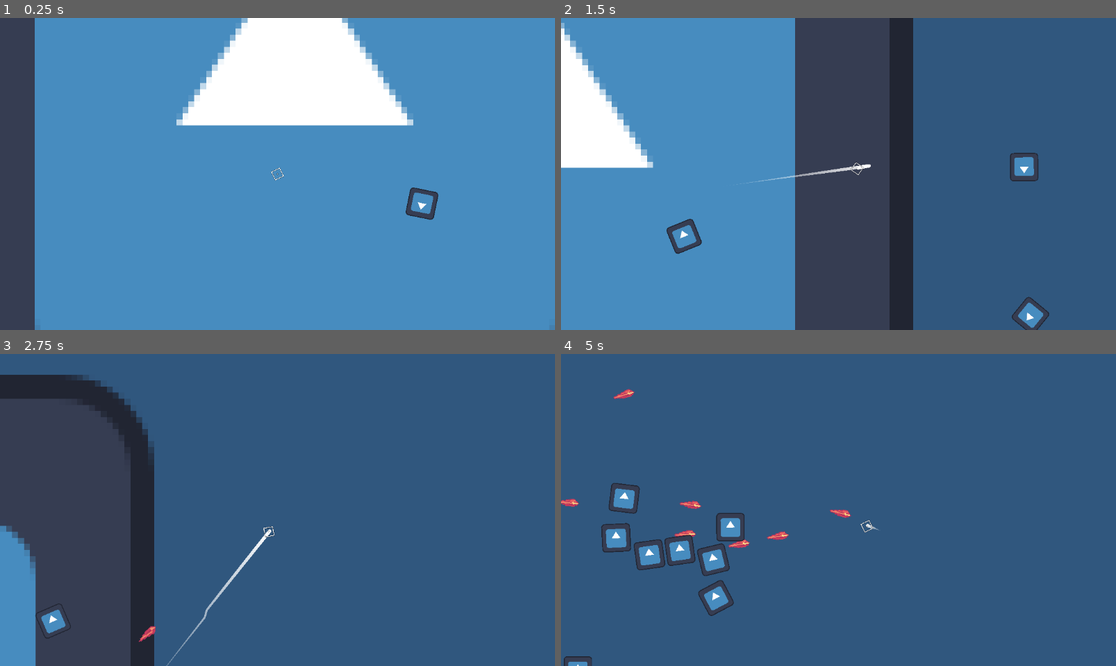
Above: before the commit, frames 1-4 (two rows, left to right).
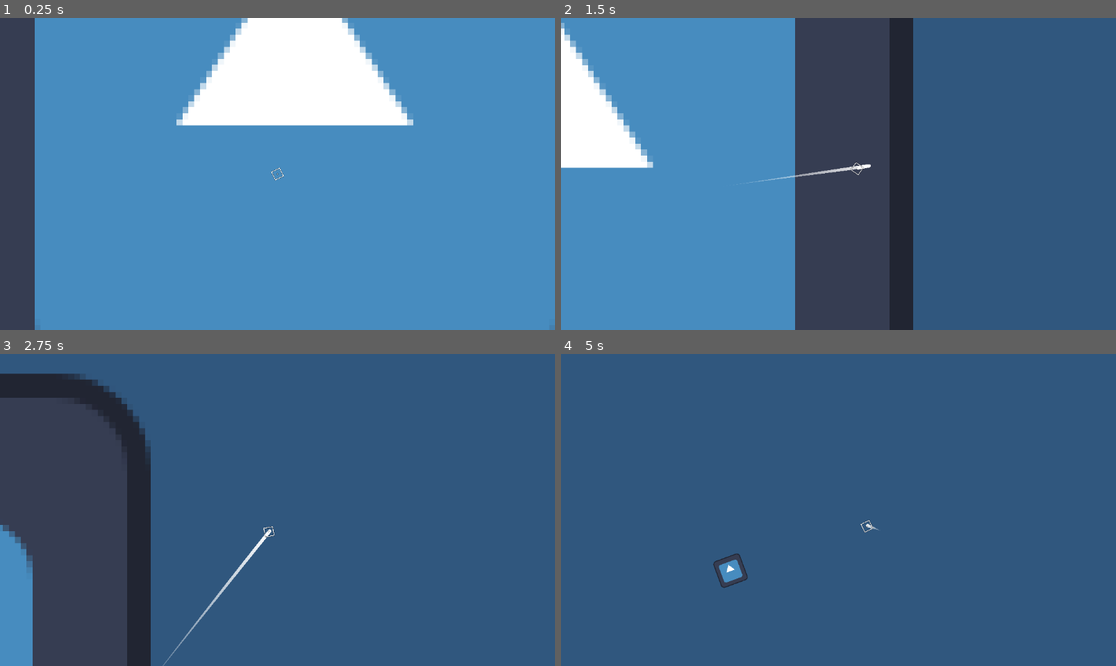
Above: after the commit, the same moments.

Repository: HazarBakir/void_blade
Game: Godot game, scene res://scenes/game_scene.tscn
Two runs of this game, one before a commit and one after it. Both use one fixed random seed, a clock stepped at 60 frames per second and the inputs below. The engine's default icon, where the game draws it, is replaced by a stand-in: a white triangle on a blue panel in a dark square.
Inputs (mouse positions are in pixels of both pictures, inside the frame that each line leads up to):
- Up to frame 1 (0.25 s): no input
- Up to frame 2 (1.5 s): move the mouse to (960, 158) at 0.52 s; press the mouse at (960, 158) at 0.53 s; move the mouse to (727, 189) at 1.27 s; release the mouse at (727, 189) at 1.28 s; click (727, 189) at 1.35 s
- Up to frame 3 (2.75 s): move the mouse to (333, 441) at 2.02 s; press the mouse at (333, 441) at 2.03 s
- Up to frame 4 (5 s): move the mouse to (810, 572) at 2.77 s; release the mouse at (810, 572) at 2.78 s; click (810, 572) at 2.85 s; move the mouse to (1005, 556) at 3.52 s; press the mouse at (1005, 556) at 3.53 s; move the mouse to (672, 463) at 4.27 s; release the mouse at (672, 463) at 4.28 s; click (672, 463) at 4.35 s

The runs differ from the first frame. In frame 1, 0.3% of the frame differs, in the area x 73-79%, y 54-65%; in frame 2, 1.2%; in frame 3, 1.9%; in frame 4, 4.1%, in the area x 0-53%, y 11-100%.

Commit message:
refactor(enemies node): write better way to find enemies

Diff:
--- a/Scenes/enemy_spawner.tscn
+++ b/Scenes/enemy_spawner.tscn
@@ -6,6 +6,7 @@
 script = ExtResource("1_4l55s")
 
 [node name="Timer" type="Timer" parent="."]
+wait_time = 3.0
 autostart = true
 
 [connection signal="timeout" from="Timer" to="." method="_on_timer_timeout"]
--- a/Scripts/Enemy/enemy_spawner.gd
+++ b/Scripts/Enemy/enemy_spawner.gd
@@ -1,6 +1,5 @@
 extends Node2D
 @onready var enemy = preload("res://Scenes/enemy_lvl_1_ranger.tscn")
-
 func _on_timer_timeout() -> void:
 	if enemy == null:
 		print("Error: Enemy scene failed to preload")
@@ -12,4 +11,9 @@
 		return
 
 	entity.position = position
-	get_parent().get_node("enemies").add_child(entity)
+
+	var enemies_node = get_tree().current_scene.get_node("enemies")
+	if enemies_node:
+		enemies_node.add_child(entity)
+	else:
+		print("enemies node is null")
--- a/scenes/game_scene.tscn
+++ b/scenes/game_scene.tscn
@@ -1,8 +1,7 @@
-[gd_scene load_steps=5 format=3 uid="uid://pektlh5iak8r"]
+[gd_scene load_steps=4 format=3 uid="uid://pektlh5iak8r"]
 
 [ext_resource type="PackedScene" uid="uid://bvr6pjuau5noi" path="res://Scenes/player.tscn" id="1_w5aja"]
 [ext_resource type="Texture2D" uid="uid://cbvrpblaxd16w" path="res://icon.svg" id="3_ycayy"]
-[ext_resource type="PackedScene" uid="uid://n5m7nhhfcg3n" path="res://Scenes/enemy_lvl_1_ranger.tscn" id="4_bw6k5"]
 [ext_resource type="PackedScene" uid="uid://dot0y6kbrri6e" path="res://Scenes/enemy_spawner.tscn" id="4_fiftr"]
 
 [node name="game_scene" type="Node2D"]
@@ -19,39 +18,18 @@
 scale = Vector2(8.03906, 8.375)
 texture = ExtResource("3_ycayy")
 
+[node name="spawners" type="Node" parent="."]
+
 [node name="enemies" type="Node" parent="."]
 
-[node name="enemy_lvl_1_ranger" parent="enemies" instance=ExtResource("4_bw6k5")]
-position = Vector2(202.669, 42)
-scale = Vector2(2.07814, 2.04052)
+[node name="enemy_spawner3" parent="." instance=ExtResource("4_fiftr")]
+position = Vector2(-795.334, 0)
 
-[node name="enemy_lvl_1_ranger2" parent="enemies" instance=ExtResource("4_bw6k5")]
-position = Vector2(1084, -648)
-scale = Vector2(2.07814, 2.04052)
+[node name="enemy_spawner4" parent="." instance=ExtResource("4_fiftr")]
+position = Vector2(2.38419e-07, -879)
 
-[node name="enemy_lvl_1_ranger3" parent="enemies" instance=ExtResource("4_bw6k5")]
-position = Vector2(-422, -574)
-scale = Vector2(2.07814, 2.04052)
+[node name="enemy_spawner5" parent="." instance=ExtResource("4_fiftr")]
+position = Vector2(955.383, 0)
 
-[node name="enemy_lvl_1_ranger4" parent="enemies" instance=ExtResource("4_bw6k5")]
-position = Vector2(-978, -166)
-scale = Vector2(2.07814, 2.04052)
-
-[node name="enemy_lvl_1_ranger5" parent="enemies" instance=ExtResource("4_bw6k5")]
-position = Vector2(-1024, -859)
-scale = Vector2(2.07814, 2.04052)
-
-[node name="enemy_lvl_1_ranger6" parent="enemies" instance=ExtResource("4_bw6k5")]
-position = Vector2(371, -768)
-scale = Vector2(2.07814, 2.04052)
-
-[node name="enemy_lvl_1_ranger7" parent="enemies" instance=ExtResource("4_bw6k5")]
-position = Vector2(1024, 271)
-scale = Vector2(2.07814, 2.04052)
-
-[node name="enemy_lvl_1_ranger8" parent="enemies" instance=ExtResource("4_bw6k5")]
-position = Vector2(-691, 462)
-scale = Vector2(2.07814, 2.04052)
-
-[node name="enemy_spawner" parent="." instance=ExtResource("4_fiftr")]
-position = Vector2(784.533, -70)
+[node name="enemy_spawner6" parent="." instance=ExtResource("4_fiftr")]
+position = Vector2(0, 615)
